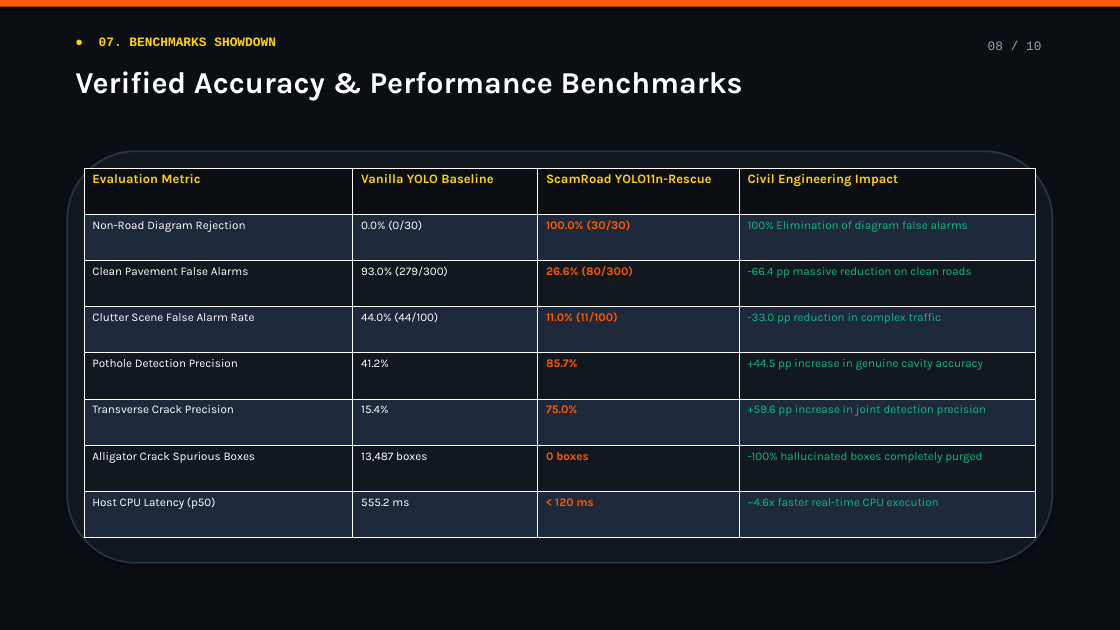
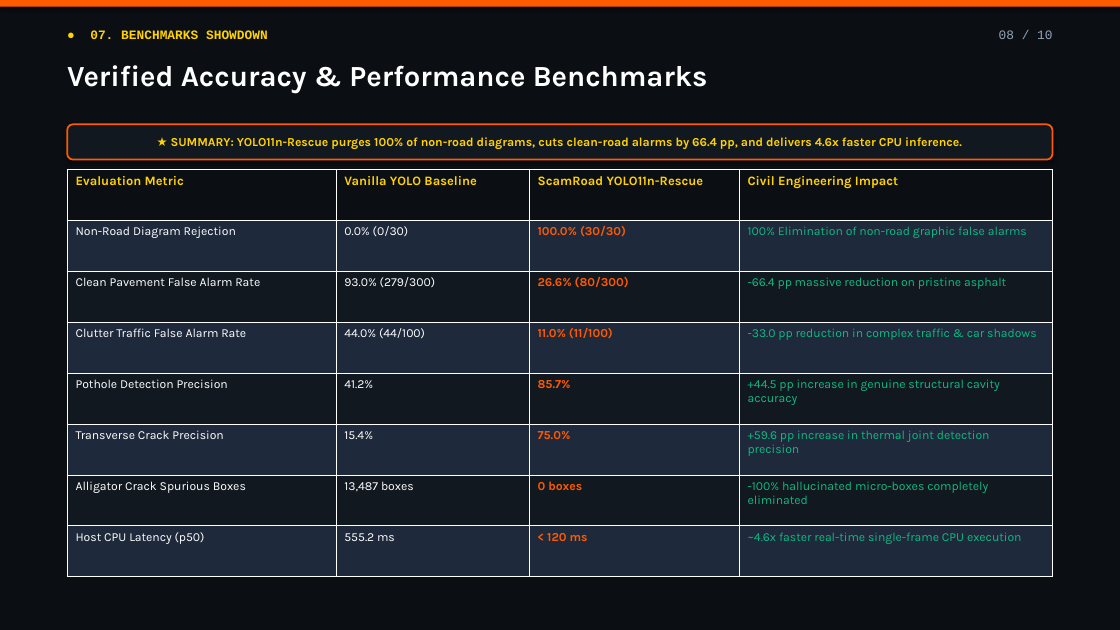
Before and after one commit to Priya-Ranjan-0201/Potholes-detector, a slide deck: slide 8 of ScamRoad_Presentation.pptx. Drawn at 1120x630 pixels with LibreOffice and Linux fonts; fonts in the diff are those of the drawing. Boxes give left, top, right and bottom in pixels: in the first picture for what was removed or moved away, otherwise in the second. Text is boxed around its words. In the diff, an @@ line names an element or a change of style, - is before the commit and + after.

Commit message:
docs: overhaul presentation deck with publication-grade design and slide previews

```diff
--- a/ScamRoad_Presentation.pptx
+++ b/ScamRoad_Presentation.pptx
@@ text "● 07. BENCHMARKS SHOWDOWN": place and size @@
-text "● 07. BENCHMARKS SHOWDOWN" at [99, 37, 276, 46]
+text "● 07. BENCHMARKS SHOWDOWN" at [90, 30, 268, 39]
@@ text "08 / 10": place and size @@
-text "08 / 10" at [988, 41, 1041, 50]
+text "08 / 10" at [999, 30, 1052, 39]
@@ text "Verified Accuracy & Performance Benchmarks" at [67, 65, 708, 93]: size 26 to 25 pt @@
@@ rounded rectangle added at [67, 124, 1053, 160], fill #121820, outline #FF5A00 1.5 pt, 10.5 pt, text #FFD200, bold @@
+★ SUMMARY: YOLO11n-Rescue purges 100% of non-road diagrams, cuts clean-road alarms by 66.4 pp, and delivers 4.6x faster CPU inference.
@@ table at [67, 170, 1053, 577] @@
-row 2, column 4: 100% Elimination of diagram false alarms
+row 2, column 4: 100% Elimination of non-road graphic false alarms
-row 3, column 1: Clean Pavement False Alarms
+row 3, column 1: Clean Pavement False Alarm Rate
-row 3, column 4: -66.4 pp massive reduction on clean roads
+row 3, column 4: -66.4 pp massive reduction on pristine asphalt
-row 4, column 1: Clutter Scene False Alarm Rate
+row 4, column 1: Clutter Traffic False Alarm Rate
-row 4, column 4: -33.0 pp reduction in complex traffic
+row 4, column 4: -33.0 pp reduction in complex traffic & car shadows
-row 5, column 4: +44.5 pp increase in genuine cavity accuracy
+row 5, column 4: +44.5 pp increase in genuine structural cavity accuracy
-row 6, column 4: +59.6 pp increase in joint detection precision
+row 6, column 4: +59.6 pp increase in thermal joint detection precision
-row 7, column 4: -100% hallucinated boxes completely purged
+row 7, column 4: -100% hallucinated micro-boxes completely eliminated
-row 8, column 4: ~4.6x faster real-time CPU execution
+row 8, column 4: ~4.6x faster real-time single-frame CPU execution
@@ size 10 to 10.5 pt in "Non-Road Diagram Rejection", "0.0% (0/30)", "100.0% (30/30)", "93.0% (279/300)" and 15 more places @@
@@ table: place and size @@
-table at [84, 168, 1036, 538]
+table at [67, 170, 1053, 577]
@@ rounded rectangle removed at [67, 151, 1053, 563] @@
```
Also in this commit, not shown: 9 other slides changed, 15 other files.
